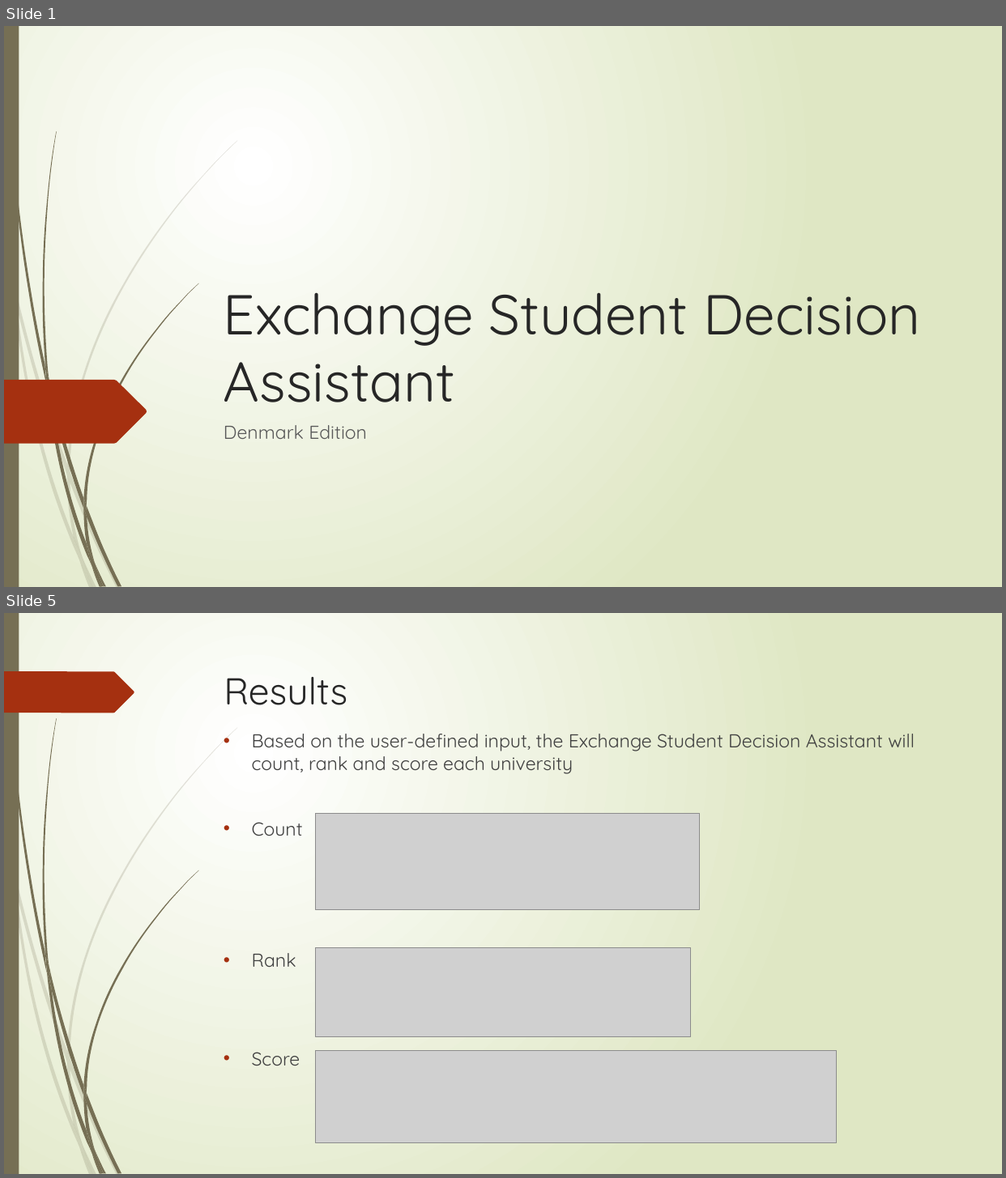
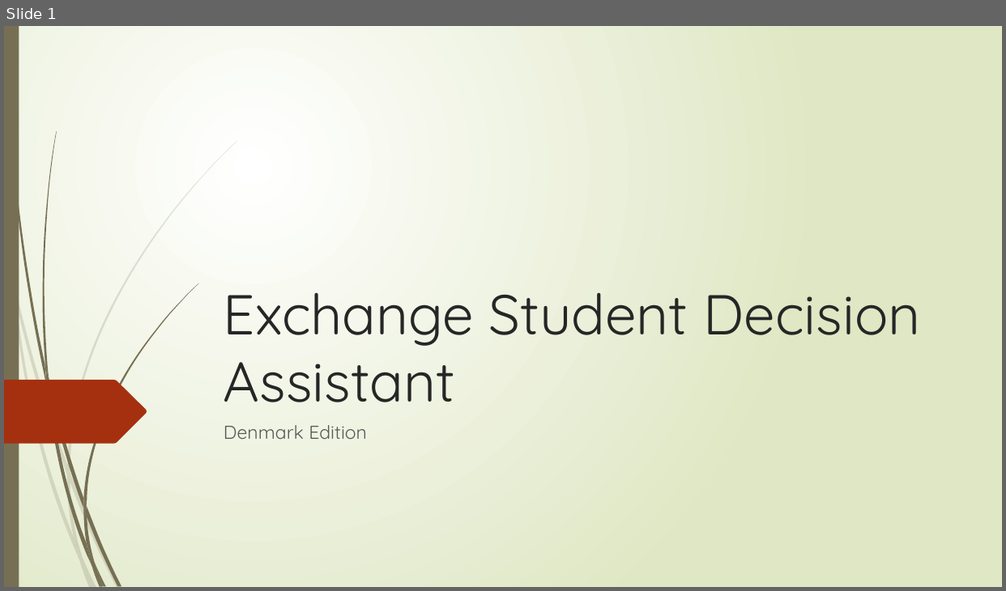
Before and after one commit to VintageVinyl/Coursera_Capstone, a slide deck: Exchange Student Decision Assistant.pptx. Shown one above the other, each under a label of ours: slides 1 and 5 before the commit, slide 1 after it; the slides between them are not shown. The pictures are 1006x1178 and 1006x591 pixels, drawn with LibreOffice and Linux fonts; fonts in the diff are those of the drawing; grey boxes stand for pictures. Boxes give left, top, right and bottom in pixels: in the first picture for what was removed or moved away, otherwise in the second. Text is boxed around its words. In the diff, an @@ line names an element or a change of style, - is before the commit and + after.

```diff
--- a/Exchange Student Decision Assistant.pptx
+++ b/Exchange Student Decision Assistant.pptx
@@ slide 5 removed at (4,613,1002,1174), background gradient #FFFFFF to #DFE8C4; not listed: 23 template elements that a slide beside it also shows @@
@@ freeform shape removed at (4,671,134,713) @@
@@ title removed at (224,677,347,705) @@
-Results
@@ text removed at (252,734,914,1066) @@
-• Based on the user-defined input, the Exchange Student Decision Assistant will count, rank and score each university
-• Count
-• Rank
-• Score
@@ picture removed at (315,814,699,909) @@
@@ picture removed at (315,948,691,1037) @@
@@ picture removed at (315,1050,837,1143) @@
```
Also in this commit, not shown: 11 slides added, 4 other slides removed.
